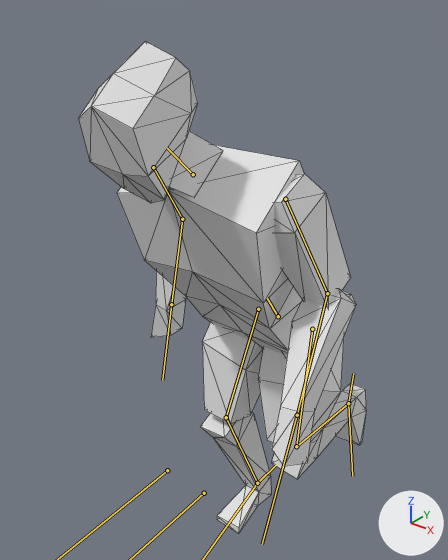
A saved change to the glTF model Import/Mine.glb.
Before and after are seen from a 50 mm camera at (0.893, -1.377, 1.739) aimed at (-0.112, -0.12, 0.96). Every picture has the same lights, and +X, +Y and +Z are marked at lower right. Both versions are drawn at frame 6 of the action 'Run_Loop'; the numbers are the values there. The bones that bend it are drawn over the model as lines. Mesh edges are drawn as thin lines.
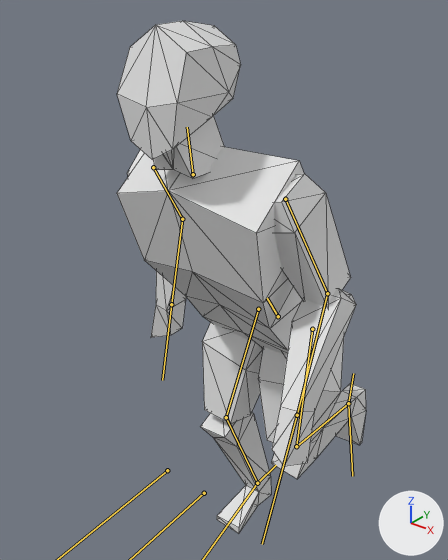
Edits to the bpy script that builds the scene:
```text
Change bone_head:
    where bone_head = bpy.data.objects['Armature'].pose.bones['Head']  # child of 'Body'
    bone_head.rotation_quaternion: (1.0, 0.0, 0.0, 0.0) -> (0.945, -0.327, 0.0, 0.0)  # degrees (0, 0, 0) -> degrees (-38, 0, 0)
```

What differs and where, as boxes (x1, y1, x2, y2) in the pictures (448 x 560 px):
'Cube', posed (13% narrower): before (78, 42, 366, 533); after (117, 21, 366, 533)
bone 'Head', root to tip: before (193, 174) to (167, 148); after (193, 174) to (187, 127)
